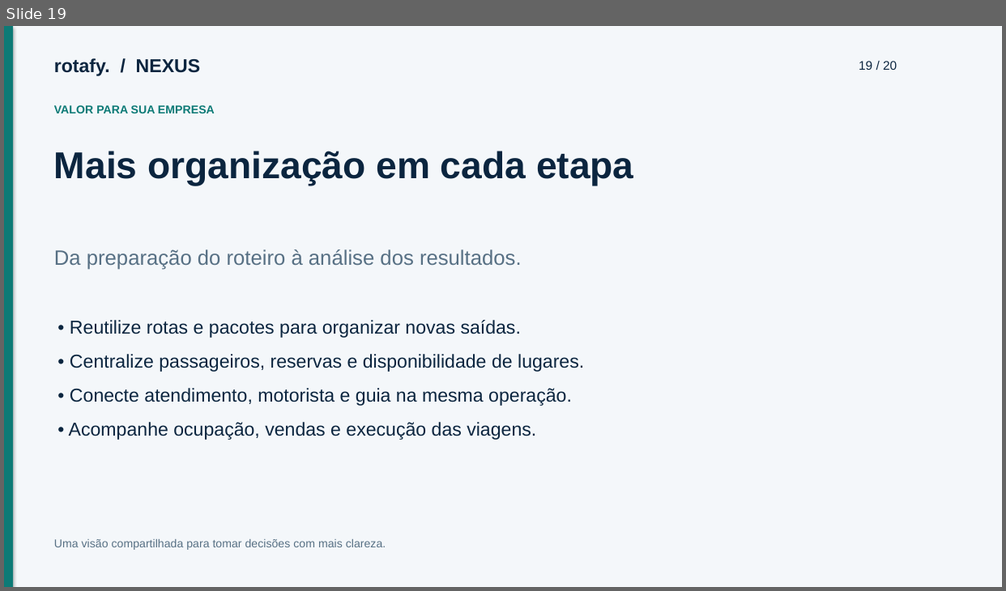
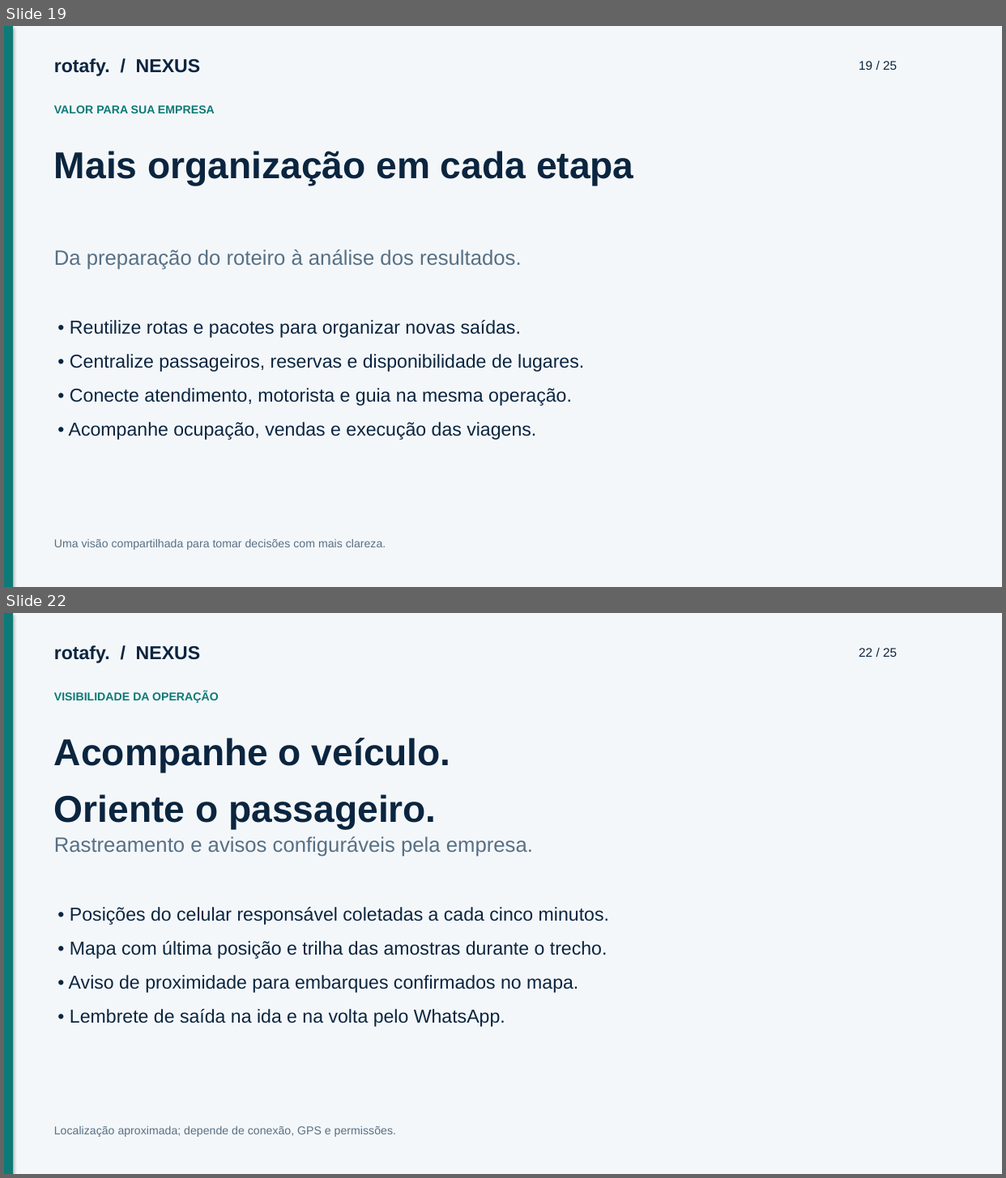
Before and after one commit to cfartes/rotafy, a slide deck: frontend/public/documentacao/apresentacao.pptx. Shown one above the other, each under a label of ours: slide 19 before the commit, slides 19 and 22 after it; the slides between them are not shown. The pictures are 1006x591 and 1006x1178 pixels, drawn with LibreOffice and Linux fonts; fonts in the diff are those of the drawing. Boxes give left, top, right and bottom in pixels: in the first picture for what was removed or moved away, otherwise in the second. Text is boxed around its words. In the diff, an @@ line names an element or a change of style, - is before the commit and + after.

```diff
--- a/frontend/public/documentacao/apresentacao.pptx
+++ b/frontend/public/documentacao/apresentacao.pptx
@@ slide 22 added at [4, 613, 1002, 1174], background #F4F7FA @@
@@ rectangle added at [4, 613, 13, 1174], fill #0C7A76 @@
@@ text added at [54, 645, 201, 663], 18 pt, text #0B253F, bold @@
+rotafy. / NEXUS
@@ text added at [859, 648, 897, 657], 12 pt, text #0B253F @@
+22 / 25
@@ text added at [54, 692, 219, 703], 11 pt, text #0C7A76, bold @@
+VISIBILIDADE DA OPERAÇÃO
@@ text added at [54, 738, 451, 829], 36 pt, text #0B253F, bold @@
+Acompanhe o veículo.
+Oriente o passageiro.
@@ text added at [54, 837, 533, 857], 20 pt, text #577084 @@
+Rastreamento e avisos configuráveis pela empresa.
@@ text added at [69, 907, 609, 1027], 18 pt, text #0B253F @@
+• Posições do celular responsável coletadas a cada cinco minutos.
+• Mapa com última posição e trilha das amostras durante o trecho.
+• Aviso de proximidade para embarques confirmados no mapa.
+• Lembrete de saída na ida e na volta pelo WhatsApp.
@@ text added at [54, 1127, 396, 1137], 11 pt, text #577084 @@
+Localização aproximada; depende de conexão, GPS e permissões.
@@ slide 19 changed as well @@
@@ text at [859, 61, 897, 70]: text changed @@
-19 / 20
+19 / 25
```
Also in this commit, not shown: 19 other slides changed, 4 other slides added, 21 other files.
